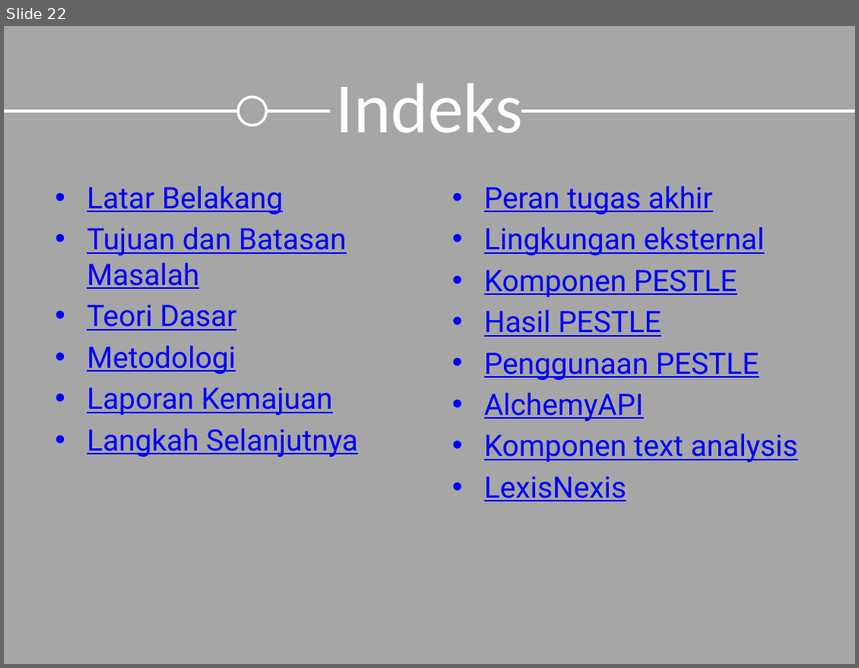
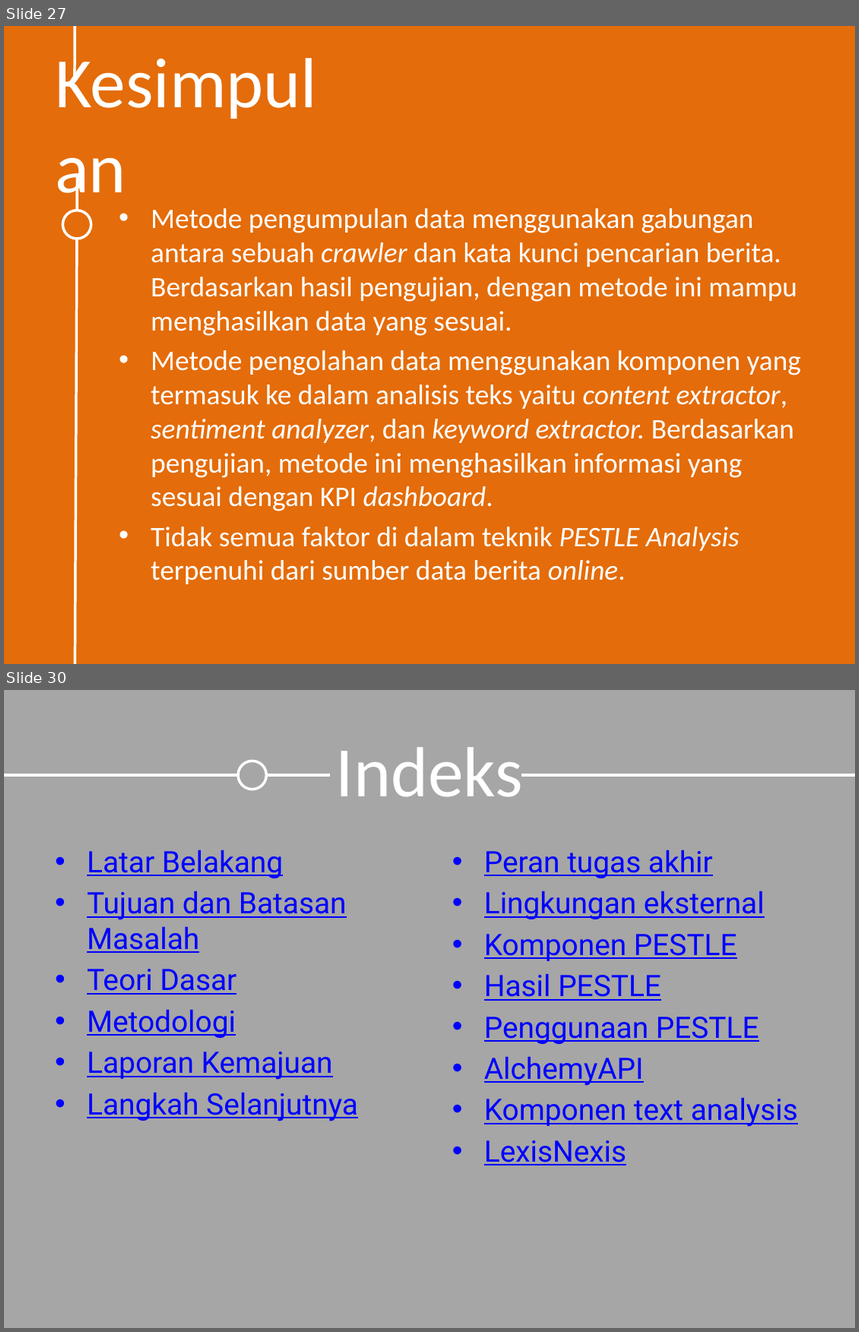
Before and after one commit to emfatoni/dashboard_pestle, a slide deck: dokumen/Slide Sidang.pptx. Shown one above the other, each under a label of ours: slide 22 before the commit, slides 27 and 30 after it; the slides between them are not shown. The pictures are 859x668 and 859x1332 pixels, drawn with LibreOffice and Linux fonts; fonts in the diff are those of the drawing. Boxes give left, top, right and bottom in pixels: in the first picture for what was removed or moved away, otherwise in the second. Text is boxed around its words. In the diff, an @@ line names an element or a change of style, - is before the commit and + after.

```diff
--- a/dokumen/Slide Sidang.pptx
+++ b/dokumen/Slide Sidang.pptx
@@ slide 27 added at <box>4,26,855,664</box>, background #E46C0A @@
@@ line added from (75, 75) to (77, 26), #FFFFFF 2.25 pt @@
@@ title added at <box>47,69,338,175</box>, 60 pt, text #FFFFFF @@
+Kesimpulan
@@ line added from (75, 664) to (77, 175), #FFFFFF 2.25 pt @@
@@ ellipse added at <box>63,211,91,239</box>, fill #E46C0A, outline #FFFFFF 2.25 pt @@
@@ text added at <box>151,208,801,585</box>, 24 pt, text #FFFFFF @@
+• Metode pengumpulan data menggunakan gabungan antara sebuah crawler dan kata kunci pencarian berita. Berdasarkan hasil pengujian, dengan metode ini mampu menghasilkan data yang sesuai.
+• Metode pengolahan data menggunakan komponen yang termasuk ke dalam analisis teks yaitu content extractor, sentiment analyzer, dan keyword extractor. Berdasarkan pengujian, metode ini menghasilkan informasi yang sesuai dengan KPI dashboard.
+• Tidak semua faktor di dalam teknik PESTLE Analysis terpenuhi dari sumber data berita online.
@@ what was slide 22 is now slide 30 @@
```
Also in this commit, not shown: 2 slides changed, 8 other slides added, 1 slide removed.
